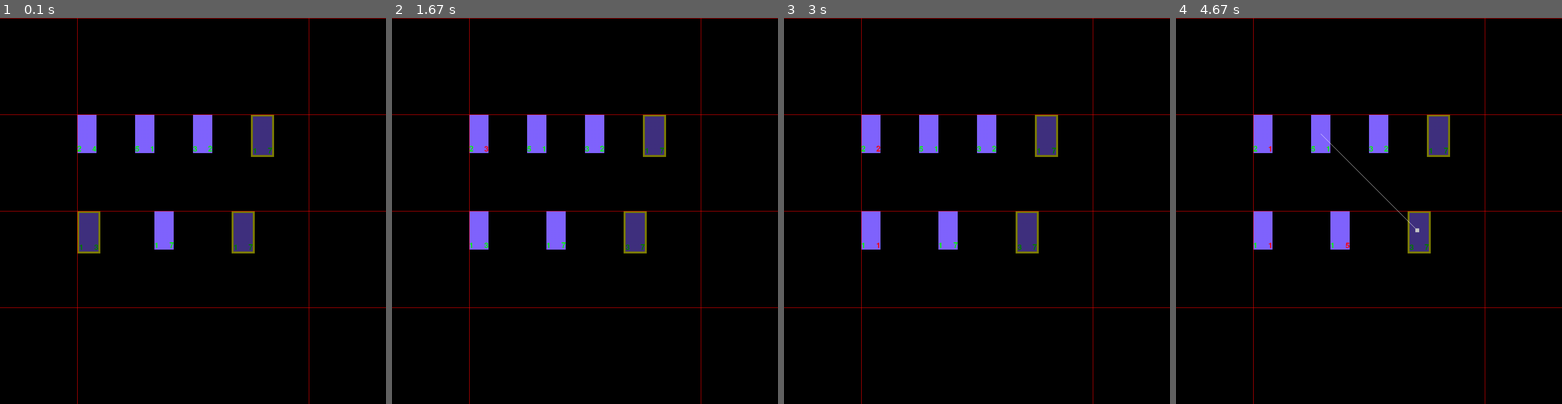
Above: before the commit, frames 1-4 (left to right).
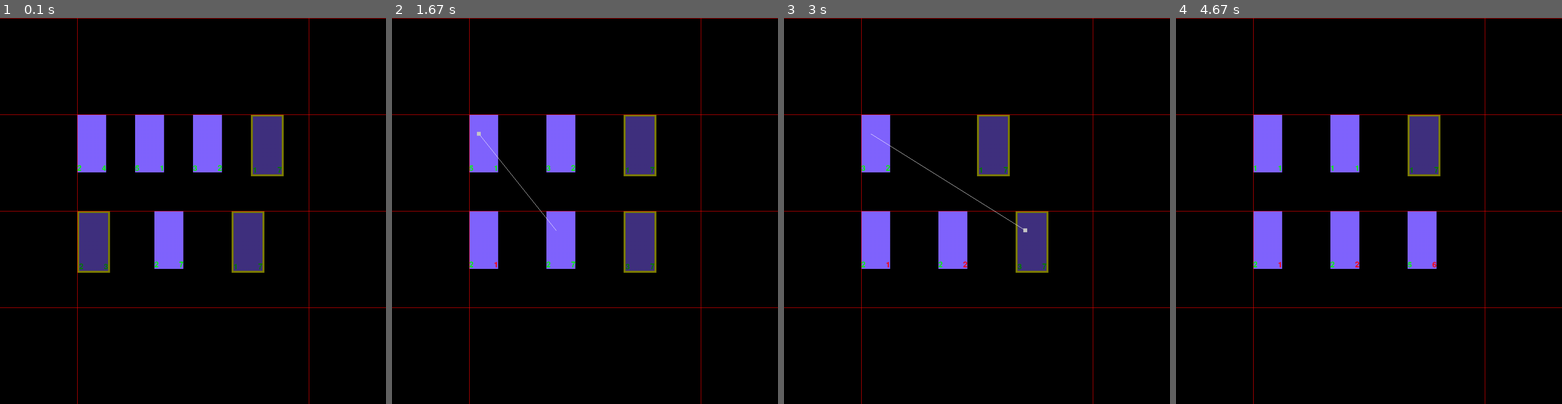
Above: after the commit, the same moments.

Repository: poipoi34/HearthstoneBattlegroundSimulator
Game: pygame game, started from main.py
Two runs of this game, one before a commit and one after it. Both use one fixed random seed, a clock stepped at 60 frames per second and the inputs below.
Inputs:
- Up to frame 1 (0.1 s): no input
- Up to frame 2 (1.67 s): no input
- Up to frame 3 (3 s): no input
- Up to frame 4 (4.67 s): no input

The runs differ from the first frame. In frame 1, 5.0% of the frame differs, in the area x 20-74%, y 25-66%; in frame 2, 6.3%; in frame 3, 5.3%; in frame 4, 6.6%, in the area x 20-71%, y 25-65%.

Commit message:
event refait en oop

Diff:
--- /dev/null
+++ b/battle_manager.py
@@ -0,0 +1,88 @@
+
+import pygame as pg
+from math import cos,sin,pi,sqrt
+import time
+import copy
+from card import*
+from sys import exit
+
+
+
+class battle_manager():
+
+
+
+	def __init__(o, player1, player2):
+		o.deathrattle_buffer = []
+		o.battle_data = []
+		o.displayer = None
+		o.player1 = player1
+		o.player2 = player2
+		player1.set_game_manager(o)
+		player2.set_game_manager(o)
+		o.save_board_state()
+
+
+
+	def attach_displayer(o, displayer):
+		o.displayer = displayer
+
+	def simulate_battle(o, save_battle = False):
+
+		if save_battle:
+			battle_data.append(Battle())
+			event.on_update_displayer.battle_manager = o
+
+		done = False
+		winner = None
+		attacking_player = o.player1
+		defending_player = o.player2
+		o.player1.army_before_resolution = o.player1.army[:]
+		o.player2.army_before_resolution = o.player2.army[:]
+		event.on_enter_arena.fire({"bottom_player" : o.player1, "top_player" : o.player2})
+
+		while (done == False):
+
+			attacking_player.attack(defending_player)
+			attacker_died = len(attacking_player.army) == 0
+			defender_died = len(defending_player.army) == 0
+			if (attacker_died and defender_died):
+				return None
+			if (attacker_died):
+				return defending_player
+			if (defender_died):
+				return attacking_player
+
+
+			for deathrattle_holder in o.deathrattle_buffer:
+				deathrattle_holder.executeAll()
+			o.deathrattle_buffer = []
+			o.player1.clear_ghosts()
+			o.player2.clear_ghosts()
+
+			attacking_player, defending_player = defending_player, attacking_player
+
+
+
+		return winner
+
+
+	def save_board_state(o):
+		o.battle_data.append(Board_state(o))
+
+
+class Board_state:
+	def __init__(o, battle_manager):
+		o.player1 = copy.deepcopy(battle_manager.player1)
+		o.player2 = copy.deepcopy(battle_manager.player2)
+
+	def __str__(o):
+		return o.player1.__str__() + " | " + o.player2.__str__();
+
+class Battle:
+	def __init__(o):
+		o.battle_history = []
+
+
+	def push(o, board_state_or_event):
+		o.battle_history.append(board_state_or_event)
--- a/card.py
+++ b/card.py
@@ -30,14 +30,11 @@
 		###others
 		o.owner = None
 
-	###event methods
-	def react(s,event):
-		a=0
 
 	### combat methods
 	def fight(o,card):
 		#print(s.name, " attacked ",card.name)
-		event.fire_event(event.Event("on minion attack",[o,card]))
+		event.on_minion_attack.fire({"source_minion" : o, "target_minion" : card})
 		o.take_damage(card)
 		card.take_damage(o)
 		if (o.health <= 0):
@@ -45,27 +42,29 @@
 		if (card.health <= 0):
 			card.die()
 		o.can_attack = False
-		event.fire_event(event.Event("after minion attack",[o,card]))
+		event.after_minion_attack.fire({"source_minion" : o, "target_minion" : card})
 
 	def take_damage(o, card):
 		if (o.divineShield and card.attack > 0):
 			o.divineShield = False
-			event.fire_event(event.Event("divine shield lost",[o]))
+			event.on_divine_shield_lost.fire({"source_minion" : o})
 			return
 		o.health-=card.attack
 
 	def die(o):
-		event.fire_event(event.Event("on minion death",[o]))
+		event.on_minion_death.fire({"source_minion" : o})
 		o.ghost = True
 		if (o.deathrattle_holder != None):
 			o.game_manager.deathrattle_buffer.append(o.deathrattle_holder)
 		o.owner.army.remove(o)
-		event.fire_event(event.Event("after minion death",[o]))
+		event.after_minion_death.fire({"source_minion" : o})
 
 
 	def set_game_manager(o, game_manager):
 		o.game_manager = game_manager
 
+	def __str__(o):
+		return "[" + o.name + "/" + str(o.attack) + "/" + str(o.health) + "]"
 	###display methods
 
 
@@ -90,23 +89,23 @@
 
 
 
-class Bolvar(Card, event.Observer):
+class Bolvar(Card, event.Event_listener):
 	def __init__(o):
 		Card.__init__(o, 1, 7, name='Bolvar')
-		event.Observer.__init__(o)
+		event.Event_listener.__init__(o)
 
 		o.divineShield = True
-		def effect(event):
-			if (event.param[0].owner == o.owner):
+		def effect(event, param):
+			if (param["source_minion"].owner == o.owner):
 				o.attack+=2
 
-		event.add_subscriber(o, "divine shield lost", effect)
+
+		event.find_event("divine shield lost").add_listener(o, effect)
 
 
-class Roi_des_rats(Card,event.Observer):
+class Roi_des_rats(Card):
 	def __init__(o):
 		Card.__init__(o, 3, 2, name = 'roi des rats')
-		#event.Observer.__init__(o)
 		o.deathrattle_holder = deathrattle.Deathrattle(o, [o.deathrattle_effect])
 
 	def deathrattle_effect(o): #defining deathrattle
@@ -114,6 +113,6 @@
 		for i in range(o.attack):
 			o.owner.summon(Rat(),at=o.owner.army_before_resolution.index(o))
 
-class Rat(Card,event.Observer):
+class Rat(Card):
 	def __init__(o):
 		Card.__init__(o,1,1,name = 'rat')
--- a/displayer.py
+++ b/displayer.py
@@ -5,23 +5,25 @@
 from random import*
 from card import*
 from sys import exit
-from basic_bg import*
+from battle_manager import*
 import event
 
+card_width = 75
+card_height = 150
+divine_shield_margin = 5
 
+class Displayer(event.Event_listener):
 
-class Displayer(event.Observer):
-
-	divineShield = pg.Surface([60, 110])
+	divineShield = pg.Surface([card_width + divine_shield_margin*2, card_height + divine_shield_margin*2])
 	divineShield.fill(pg.Color(255, 255, 0))
 	divineShield.set_alpha(128)
 
 	def __init__(o):
-		event.Observer.__init__(o)
-		event.add_subscriber(o, "enter arena", o.react_enter_arena)
-		event.add_subscriber(o, "on minion attack", o.react_minion_on_attack)
-		event.add_subscriber(o, "after minion attack", o.react_minion_after_attack)
-		event.add_subscriber(o, "after summon", o.react_after_summon)
+		event.Event_listener.__init__(o)
+		event.on_enter_arena.add_listener(o, o.react_enter_arena)
+		event.on_minion_attack.add_listener(o, o.react_minion_on_attack)
+		event.after_minion_attack.add_listener(o, o.react_minion_after_attack)
+		event.after_summon.add_listener(o, o.react_after_summon)
 
 		pg.init()
 		o.win = [1000,1000]
@@ -46,7 +48,7 @@
 
 	def get_image(o, card): #create and return an image (maybe store it too? problem, it has to be updated)
 
-		image = pg.Surface([50,100])
+		image = pg.Surface([card_width,card_height])
 		image.fill([130,100,255])
 
 		font = pg.font.Font('freesansbold.ttf', 20)
@@ -59,8 +61,8 @@
 		att_surface = attack_text.get_rect()
 		hlth_surface = health_text.get_rect()
 
-		blitPosA = [0, 100 - att_surface[3]]
-		blitPosH = [50 - hlth_surface[2], 100 - hlth_surface[3]]
+		blitPosA = [0, card_height - att_surface[3]]
+		blitPosH = [card_width - hlth_surface[2], card_height - hlth_surface[3]]
 
 		image.blit(attack_text,blitPosA)
 		image.blit(health_text,blitPosH)
@@ -77,11 +79,11 @@
 		o.screen.blit(cardImage,card.get_position(o))
 
 
-	def react_enter_arena(o,event):
+	def react_enter_arena(o,event, param):
 
 
-		o.bot_player = event.param[0]
-		o.top_player = event.param[1]
+		o.bot_player = param["bottom_player"]
+		o.top_player = param["top_player"]
 
 		if (len(o.bot_player.army) < len(o.top_player.army)):
 			o.att_player = o.top_player
@@ -101,7 +103,7 @@
 				o.draw_card(c)
 
 
-	def react_after_summon(o, event):
+	def react_after_summon(o, event, param):
 		o.update_arena()
 
 	def update_arena(o):
@@ -111,9 +113,9 @@
 		o.screen.blit(o.arena,[0,0])
 		o.update()
 
-	def react_minion_on_attack(o, event): # minion = card?????
-		attacking_minion = event.param[0]
-		attacked_minion = event.param[1]
+	def react_minion_on_attack(o, event, param): # minion = card?????
+		attacking_minion = param["source_minion"]
+		attacked_minion = param["target_minion"]
 		attacking_minion.get_center(o)
 		pg.draw.line(o.screen,[255,255,255],
 						attacking_minion.get_center(o),
@@ -122,7 +124,7 @@
 		pg.draw.rect(o.screen, [200, 200, 200], [p[0]-5,p[1]-5,10, 10])
 		o.update()
 
-	def react_minion_after_attack(o, event):
+	def react_minion_after_attack(o, event, param):
 		o.update_arena()
 
 
--- a/event.py
+++ b/event.py
@@ -1,33 +1,49 @@
 import time
+import warnings
+
+
 
 class Event:
-	event_subscriber = {"enter arena":[],			#[]
-						"on minion attack":[],		#[attacker,attacked]
-						"after minion attack":[],	#[attacker,attacked]
-						"divine shield lost":[],	#[minion]
-						"on minion death":[],		#[minion,(killer?,type of death?)]
-						"after minion death":[],	#[minion,(killer?,type of death,owner?)]
+	#dictionary of name of event -> event (useful? -> yes for not creating twice the same event)
+	event_dictionary = {}
+	battle_manager = None
 
-		}
+	def __init__(o,name = ""):
+		o.name = name
+		o.listener_list = []
+		Event.event_dictionary[name] = o
 
-	def __init__(s,name = "",param = []):
-		s.name = name
-		s.param = param[:]
 
-class Observer:
+	def fire(o, param = {}):
+		for listener in o.listener_list:
+			listener.trigger[o.name](o, param)
+		time.sleep(0.1)
+
+		if o != on_update_displayer and Event.battle_manager != None and Event.battle_manager.displayer != None:
+			on_update_displayer.fire()
+
+	def add_listener(o, listener, effect):
+		o.listener_list.append(listener)
+		listener.trigger[o.name] = effect
+
+
+#Creation des events
+on_update_displayer =	Event("update displayer")
+on_enter_arena =		Event("enter arena")			#[bottom_player, top_player]
+on_minion_attack =		Event("on minion attack")		#[attacker,attacked]
+after_minion_attack =	Event("after minion attack")	#[attacker,attacked]
+on_divine_shield_lost = Event("divine shield lost")		#[minion]
+on_minion_death =		Event("on minion death")		#[minion,(killer?,type of death?)]
+after_minion_death =	Event("after minion death")		#[minion,(killer?,type of death,owner?)]
+after_summon =			Event("after_summon")
+
+# interface listener - implements trigger dictionnary event_name -> (list of ?)subroutine to execute
+class Event_listener:
 	def __init__(o):
 		o.trigger = {}
 
-
-def add_subscriber(observer, event_name, effect):
-	if not event_name in Event.event_subscriber:
-		Event.event_subscriber[event_name] = []
-	Event.event_subscriber[event_name].append(observer)
-	observer.trigger[event_name] = effect
-
-def fire_event(event):
-	if not event.name in Event.event_subscriber:
-		Event.event_subscriber[event.name] = []
-	for sub in Event.event_subscriber[event.name]:
-		sub.trigger[event.name](event)
-	time.sleep(0.5)
+def find_event(event_name):
+	if not event_name in Event.event_dictionary:
+		warnings.warn("no event named " + event_name)
+		return None
+	return Event.event_dictionary[event_name]
--- a/main.py
+++ b/main.py
@@ -1,19 +1,20 @@
 
 import pygame as pg
 from math import cos,sin,pi,sqrt
+from player import *
 import time
 from random import*
 from card import*
 from sys import exit
-from basic_bg import*
+from battle_manager import*
 import event
 import displayer
 
 
-voidWalker = Card(1,3,name = "void walker")
+voidWalker = Card(2,3,name = "void walker")
 voidWalker.divineShield = True
 brann = Card(2,4,name = "brann")
-baron = Card(1,7,name = "baron")
+baron = Card(2,7,name = "baron")
 magmaRager = Card(5,1,name = "magma rager")
 bolvar1 = Bolvar()
 bolvar2 = Bolvar()
@@ -31,15 +32,21 @@
 player2.add_to_army(magmaRager).add_to_army(Roi_des_rats()).add_to_army(bolvar1)
 
 
-g_manager = game_manager()
+battle = battle_manager(player1, player2)
 
 
 
 displayer = displayer.Displayer()
 
+battle.attach_displayer(displayer)
+event.Event.battle_manager = battle
 
-
-print(g_manager.simulate_fight(player1,player2) == player1)
+winner = battle.simulate_battle()
+if winner != None:
+	print("winner is : " + str(winner))
+else: print("draw")
+print('\n' + "test" + "\n")
+print([str(item) for item in battle.battle_data])
 
 a = True
 while (a):
--- a/basic_bg.py
+++ b/player.py
@@ -1,10 +1,5 @@
-
-import pygame as pg
-from math import cos,sin,pi,sqrt
-import time
 from random import*
-from card import*
-from sys import exit
+import event
 
 class player():
 
@@ -39,7 +34,7 @@
 		if (o.count_minion_alive() < 7):
 			o.army_before_resolution.insert(at, card)
 			card.owner = o
-			event.fire_event(event.Event("after summon",[card]))
+			event.after_summon.fire()
 
 
 	def count_minion_alive(o):
@@ -56,7 +51,11 @@
 				minion.pos = pos
 				pos +=1
 
-
+	def __str__(o):
+		res = o.name + ' : '
+		for card in o.army:
+			res += card.__str__()
+		return res
 
 
 	### combat methods
@@ -95,74 +94,3 @@
 		for card in o.army:
 			card.set_game_manager(game_manager)
 		o.game_manager = game_manager
-
-
-
-
-class game_manager():
-	def __init__(o):
-		o.deathrattle_buffer = []
-
-
-	def simulate_fight(o,player1,player2):
-		#player 1 starts the fight
-		done = False
-		winner = None
-		player1.set_game_manager(o)
-		player2.set_game_manager(o)
-		attacking_player = player1
-		defending_player = player2
-		player1.army_before_resolution = player1.army[:]
-		player2.army_before_resolution = player2.army[:]
-		event.fire_event(event.Event("enter arena",[player1,player2]))
-
-		while (done == False):
-			attacking_player.attack(defending_player)
-			attacker_died = len(attacking_player.army) == 0
-			defender_died = len(defending_player.army) == 0
-			if (attacker_died and defender_died):
-				return None
-			if (attacker_died):
-				return defending_player
-			if (defender_died):
-				return attacking_player
-
-
-			for deathrattle_holder in o.deathrattle_buffer:
-				deathrattle_holder.executeAll()
-			o.deathrattle_buffer = []
-			player1.clear_ghosts()
-			player2.clear_ghosts()
-
-			attacking_player, defending_player = defending_player, attacking_player
-
-
-
-		return winner
-
-	###event methods
-	def react(s,event):
-		a=0
-
-"""
-for i in range(100):
-	voidWalker = Card(1,3,name = "void walker")
-	brann = Card(2,4,name = "brann")
-	baron = Card(1,7,name = "baron")
-	magmaRager = Card(5,1,name = "magma rager")
-
-
-	player1 = player(name = "p1")
-	player2 = player(name = "p2")
-
-	player1.add(voidWalker)
-	player1.add(baron)
-
-	player2.add(brann)
-	player2.add(magmaRager)
-
-	g_manager = game_manager()
-	print(g_manager.simulate_fight(player1,player2) == player1)
-
-
-"""
Not shown, changed: HearthstoneBattlegroundSimulator.pyproj
